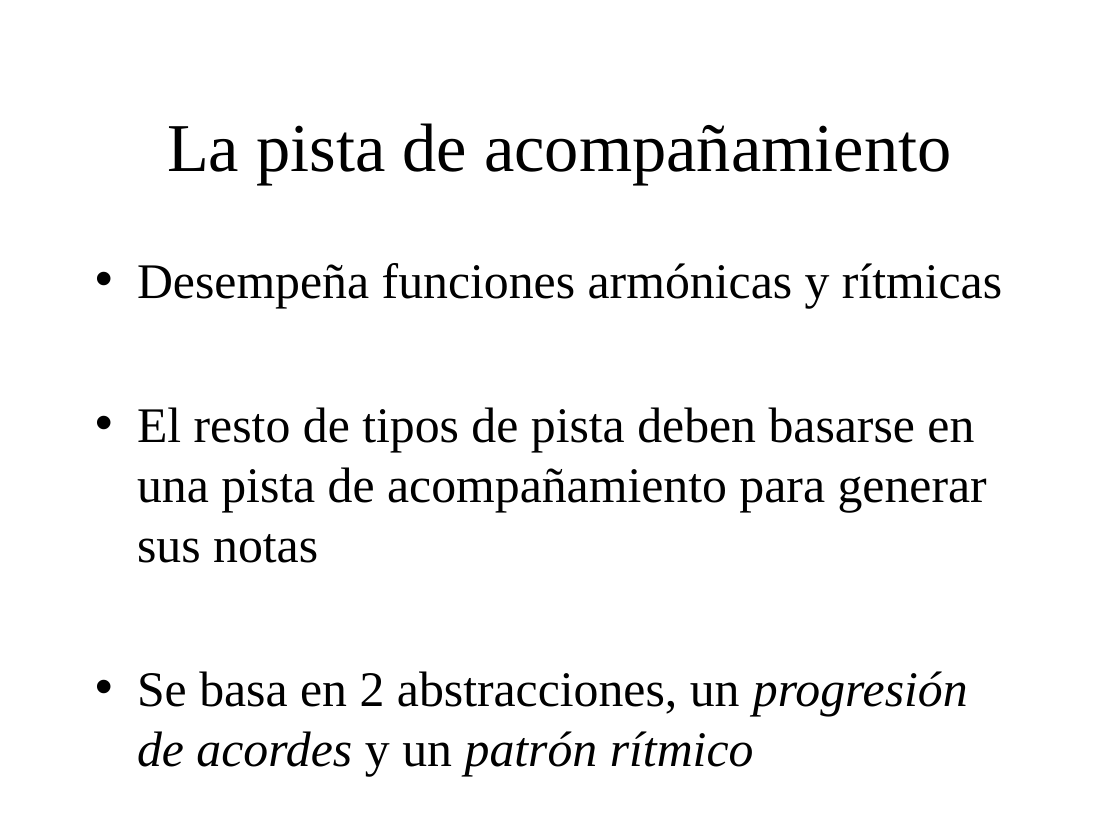
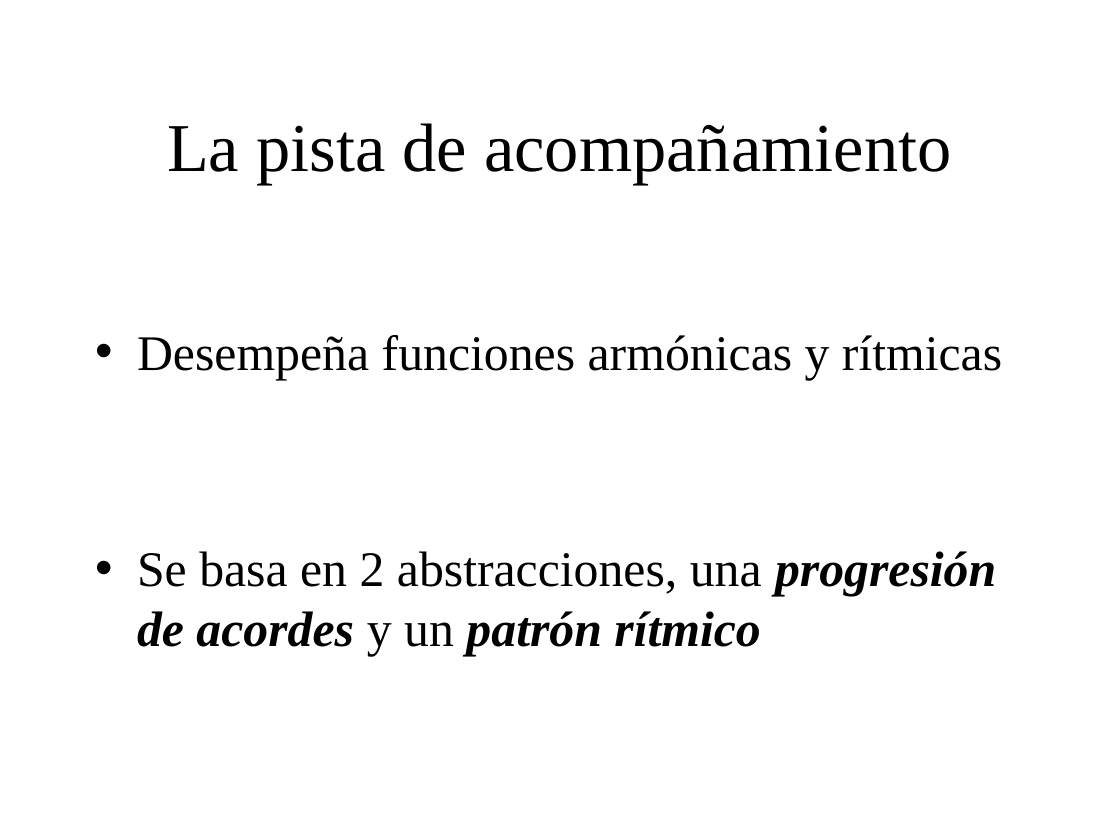
Before and after one commit to BackupTheBerlios/genaro, a slide deck: slide 12 of Documentos/MemoriaSSII/presentacion_proyecto.ppt (slide 9 before the commit). Drawn at 1120x840 pixels with LibreOffice and Linux fonts; fonts in the diff are those of the drawing; background and template pictures are left out. Boxes give left, top, right and bottom in pixels: in the first picture for what was removed or moved away, otherwise in the second. Text is boxed around its words. In the diff, an @@ line names an element or a change of style, - is before the commit and + after.

```diff
--- a/Documentos/MemoriaSSII/presentacion_proyecto.ppt
+++ b/Documentos/MemoriaSSII/presentacion_proyecto.ppt
@@ text at (x1=137, y1=551, x2=996, y2=656): text changed; bold on; italic on @@
-• El resto de tipos de pista deben basarse en una pista de acompañamiento para generar sus notas
-• Se basa en 2 abstracciones, un progresión de acordes y un patrón rítmico
+• Se basa en 2 abstracciones, una progresión de acordes y un patrón rítmico
```
Also in this commit, not shown: 7 other slides changed, 17 slides added, 1 slide removed.
